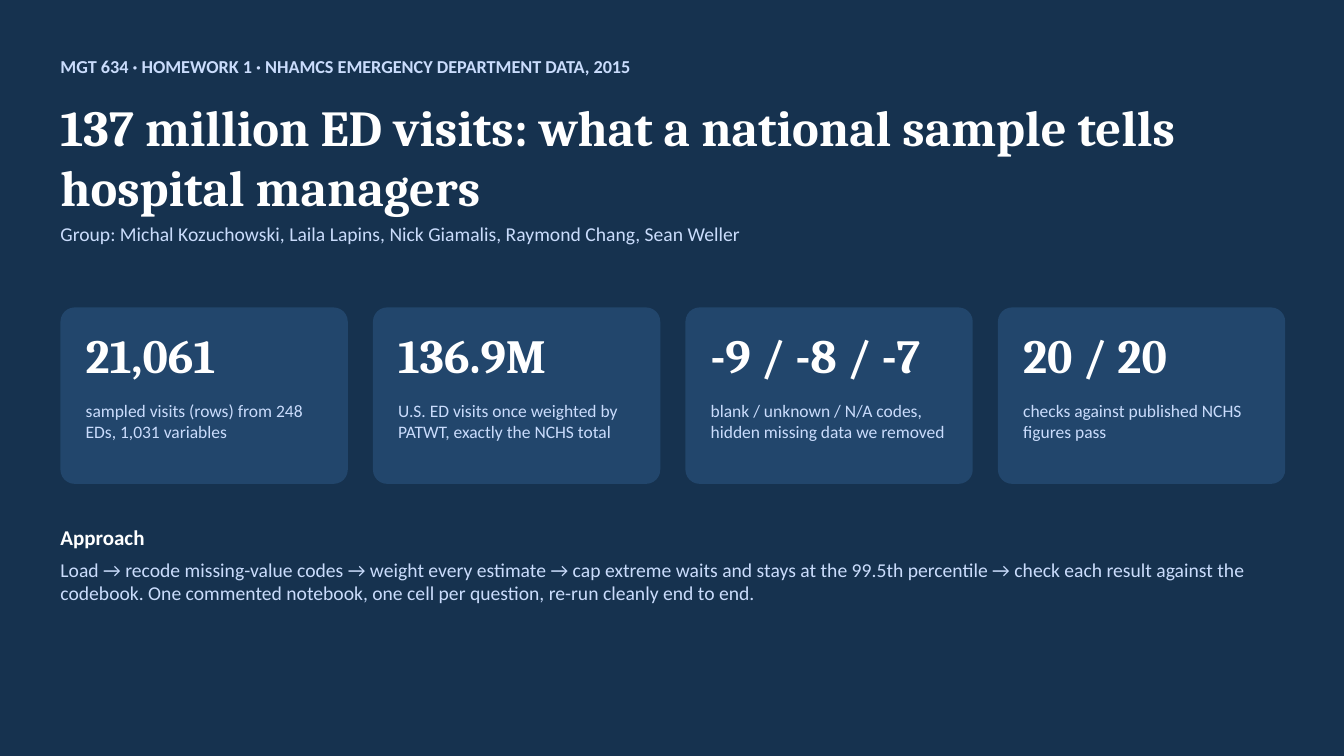
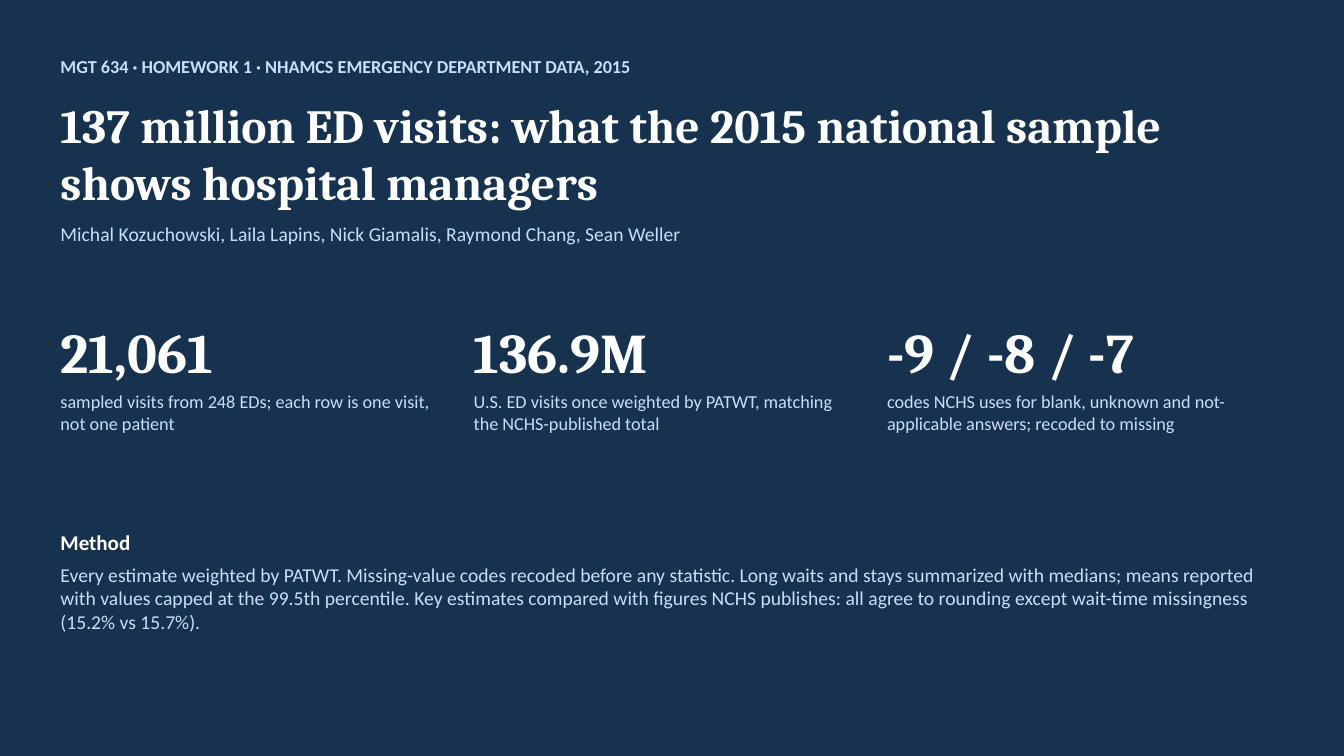
Before and after one commit to MichalKozuchowski/EmpiricalStrategy, a slide deck: slide 1 of hw1/report/MGT634_HW1_NHAMCS_slides.pptx. Drawn at 1344x756 pixels with LibreOffice and Linux fonts; fonts in the diff are those of the drawing. Boxes give left, top, right and bottom in pixels: in the first picture for what was removed or moved away, otherwise in the second. Text is boxed around its words. In the diff, an @@ line names an element or a change of style, - is before the commit and + after.

```diff
--- a/hw1/report/MGT634_HW1_NHAMCS_slides.pptx
+++ b/hw1/report/MGT634_HW1_NHAMCS_slides.pptx
@@ text at box(60, 110, 1161, 210): text changed; size 36 to 34 pt @@
-137 million ED visits: what a national sample tells hospital managers
+137 million ED visits: what the 2015 national sample shows hospital managers
@@ text at box(60, 227, 680, 245): text changed @@
-Group: Michal Kozuchowski, Laila Lapins, Nick Giamalis, Raymond Chang, Sean Weller
+Michal Kozuchowski, Laila Lapins, Nick Giamalis, Raymond Chang, Sean Weller
@@ text "21,061": place and size @@
-text "21,061" at box(86, 340, 216, 380)
+text "21,061" at box(60, 335, 213, 381)
@@ rounded rectangle removed at box(60, 308, 348, 484) @@
@@ rounded rectangle removed at box(373, 308, 660, 484) @@
@@ text "136.9M": place and size @@
-text "136.9M" at box(398, 340, 546, 374)
+text "136.9M" at box(474, 335, 648, 374)
@@ rounded rectangle removed at box(686, 308, 973, 484) @@
@@ size 34 to 40 pt in 3 elements at box(60, 335, 213, 381), box(474, 335, 648, 374), box(887, 335, 1134, 374) @@
@@ text "-9 / -8 / -7": place and size @@
-text "-9 / -8 / -7" at box(711, 340, 920, 374)
+text "-9 / -8 / -7" at box(887, 335, 1134, 374)
@@ rounded rectangle removed at box(998, 308, 1286, 484) @@
@@ text removed at box(1023, 340, 1166, 374) @@
-20 / 20
@@ text at box(60, 395, 429, 433): text changed; size 12.5 to 13 pt @@
-sampled visits (rows) from 248 EDs, 1,031 variables
+sampled visits from 248 EDs; each row is one visit, not one patient
@@ text at box(474, 395, 832, 433): text changed; size 12.5 to 13 pt @@
-U.S. ED visits once weighted by PATWT, exactly the NCHS total
+U.S. ED visits once weighted by PATWT, matching the NCHS-published total
@@ text removed at box(711, 405, 944, 441) @@
-blank / unknown / N/A codes, hidden missing data we removed
@@ text added at box(887, 395, 1225, 433), 13 pt, text #CADCFC @@
+codes NCHS uses for blank, unknown and not-applicable answers; recoded to missing
@@ text removed at box(1023, 405, 1242, 441) @@
-checks against published NCHS figures pass
@@ text at box(60, 535, 1253, 632): text changed @@
-Approach
-Load → recode missing-value codes → weight every estimate → cap extreme waits and stays at the 99.5th percentile → check each result against the codebook. One commented notebook, one cell per question, re-run cleanly end to end.
+Method
+Every estimate weighted by PATWT. Missing-value codes recoded before any statistic. Long waits and stays summarized with medians; means reported with values capped at the 99.5th percentile. Key estimates compared with figures NCHS publishes: all agree to rounding except wait-time missingness (15.2% vs 15.7%).
```
Also in this commit, not shown: 2 other slides changed, 2 slides added, 2 slides removed, 7 other files.
